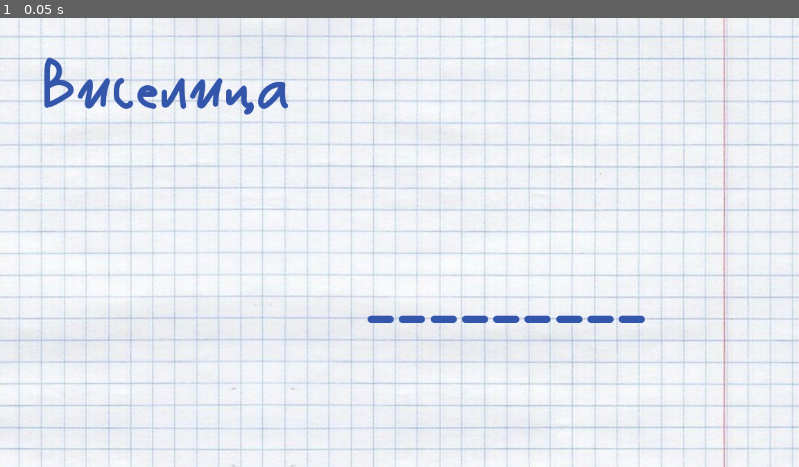
Above: before the commit, frame 1.
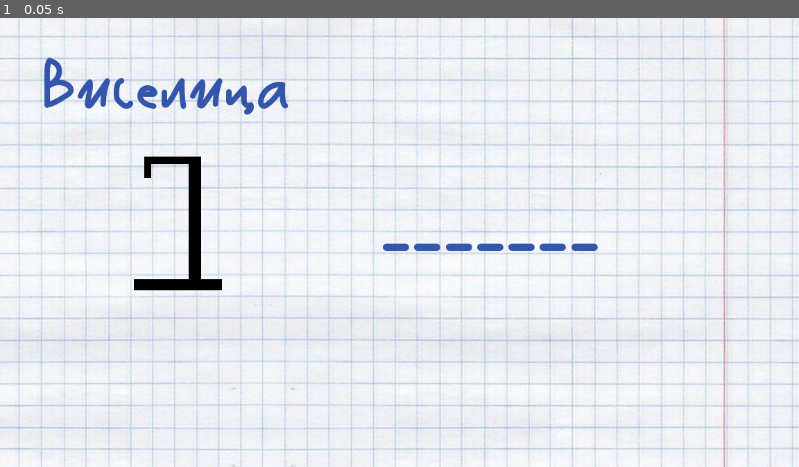
Above: after the commit, the same moment.

Repository: iharuspex/gamedev_training
Game: Godot game, scene res://Main.tscn
The game is run twice, just before and just after one commit, with the same random seed, the same clock (stepped at 60 frames per second) and the same inputs. The project has no main scene, so this scene is started directly.
Inputs:
- Up to frame 1 (0.05 s): no input

The runs differ from the first frame. In frame 1, 1.8% of the frame differs, in the area x 16-81%, y 30-68%.

Commit message:
wip

Diff:
--- /dev/null
+++ b/02_the_gallows/Main.gd
@@ -0,0 +1,48 @@
+extends Control
+
+@onready var animated_sprite_2d = $AnimatedSprite2D
+
+var player_status = 0
+
+var secret_words = [
+	"ПРИВЕТ",
+	"ВОЛОКНО",
+	"ОБОЛОНЬ"
+]
+
+var secret_word = ""
+
+# Called when the node enters the scene tree for the first time.
+func _ready():
+	secret_word = secret_words[randi() % 3]
+	print(secret_word)
+	var char_num = secret_word.length()
+	$GameWord.text = ""
+	for i in range(char_num):
+		$GameWord.text += "_";
+	animated_sprite_2d.set_frame_and_progress(player_status, 0.0)
+
+func _input(event):
+	if event is InputEventKey and event.is_pressed():
+		var letter : String = event.as_text_key_label()
+		print(letter)
+
+		if letter.unicode_at(0) in range(1040, 1072):
+			if secret_word.contains(letter):
+				var index = 0
+
+				for i in range(0, secret_word.length()):
+					if secret_word[i] == letter:
+						$GameWord.text[i] = letter
+
+			else:
+				if $Mistakes.text != "":
+					$Mistakes.text += ", "
+				$Mistakes.text += letter
+				player_status += 1
+				animated_sprite_2d.set_frame_and_progress(player_status, 0.0)
+
+
+# Called every frame. 'delta' is the elapsed time since the previous frame.
+func _process(delta):
+	pass
--- a/02_the_gallows/Main.tscn
+++ b/02_the_gallows/Main.tscn
@@ -1,16 +1,52 @@
-[gd_scene load_steps=4 format=3 uid="uid://clx1vwgb6qge5"]
+[gd_scene load_steps=12 format=3 uid="uid://clx1vwgb6qge5"]
 
 [ext_resource type="Texture2D" uid="uid://dnvvryj6paq4u" path="res://art/Notebook-Cage-1.jpg" id="1_8hg7i"]
+[ext_resource type="Script" path="res://Main.gd" id="1_tjcmh"]
 [ext_resource type="Theme" uid="uid://i6hkp7deyrnl" path="res://ui_theme.tres" id="2_o3gqd"]
+[ext_resource type="Texture2D" uid="uid://c8b4gpwuxoyvc" path="res://art/hangman_art/Hangman-0.png" id="3_361fx"]
+[ext_resource type="Texture2D" uid="uid://bjf8fmo4ycy0b" path="res://art/hangman_art/Hangman-1.png" id="4_jx3sj"]
+[ext_resource type="Texture2D" uid="uid://cgoy83r0m6mbg" path="res://art/hangman_art/Hangman-2.png" id="5_uxmqv"]
+[ext_resource type="Texture2D" uid="uid://b7fgn1tod624p" path="res://art/hangman_art/Hangman-3.png" id="6_8l74x"]
+[ext_resource type="Texture2D" uid="uid://davl7hwntw07m" path="res://art/hangman_art/Hangman-4.png" id="7_do1vf"]
+[ext_resource type="Texture2D" uid="uid://by2cajho8t2cy" path="res://art/hangman_art/Hangman-5.png" id="8_ebulp"]
+[ext_resource type="Texture2D" uid="uid://canogqt3nryrn" path="res://art/hangman_art/Hangman-6.png" id="9_ok1r8"]
 
-[sub_resource type="SpriteFrames" id="SpriteFrames_3iors"]
+[sub_resource type="SpriteFrames" id="SpriteFrames_g3ifd"]
+animations = [{
+"frames": [{
+"duration": 1.0,
+"texture": ExtResource("3_361fx")
+}, {
+"duration": 1.0,
+"texture": ExtResource("4_jx3sj")
+}, {
+"duration": 1.0,
+"texture": ExtResource("5_uxmqv")
+}, {
+"duration": 1.0,
+"texture": ExtResource("6_8l74x")
+}, {
+"duration": 1.0,
+"texture": ExtResource("7_do1vf")
+}, {
+"duration": 1.0,
+"texture": ExtResource("8_ebulp")
+}, {
+"duration": 1.0,
+"texture": ExtResource("9_ok1r8")
+}],
+"loop": false,
+"name": &"default",
+"speed": 5.0
+}]
 
-[node name="Control" type="Control"]
+[node name="Main" type="Control"]
 custom_minimum_size = Vector2(1152, 648)
 layout_mode = 3
 anchors_preset = 0
 offset_right = 40.0
 offset_bottom = 40.0
+script = ExtResource("1_tjcmh")
 
 [node name="Background" type="TextureRect" parent="."]
 layout_mode = 1
@@ -31,16 +67,26 @@
 theme = ExtResource("2_o3gqd")
 text = "Виселица"
 
+[node name="Mistakes" type="Label" parent="."]
+layout_mode = 0
+offset_left = 64.0
+offset_top = 400.0
+offset_right = 1016.0
+offset_bottom = 538.0
+theme = ExtResource("2_o3gqd")
+theme_override_colors/font_color = Color(0.917647, 0, 0, 1)
+
 [node name="GameWord" type="Label" parent="."]
 layout_mode = 0
-offset_left = 448.0
-offset_top = 280.0
-offset_right = 1021.0
-offset_bottom = 460.0
+offset_left = 424.0
+offset_top = 176.0
+offset_right = 997.0
+offset_bottom = 356.0
 theme = ExtResource("2_o3gqd")
 theme_override_font_sizes/font_size = 150
 text = "_________"
 horizontal_alignment = 1
 
-[node name="Gallow" type="AnimatedSprite2D" parent="."]
-sprite_frames = SubResource("SpriteFrames_3iors")
+[node name="AnimatedSprite2D" type="AnimatedSprite2D" parent="."]
+position = Vector2(208, 296)
+sprite_frames = SubResource("SpriteFrames_g3ifd")
Binary file added: 02_the_gallows/art/hangman_art/Hangman-0.png
Not shown, added: 02_the_gallows/art/hangman_art/Hangman-0.png.import
Binary file added: 02_the_gallows/art/hangman_art/Hangman-1.png
Not shown, added: 02_the_gallows/art/hangman_art/Hangman-1.png.import
Binary file added: 02_the_gallows/art/hangman_art/Hangman-2.png
Not shown, added: 02_the_gallows/art/hangman_art/Hangman-2.png.import
Binary file added: 02_the_gallows/art/hangman_art/Hangman-3.png
Not shown, added: 02_the_gallows/art/hangman_art/Hangman-3.png.import
Binary file added: 02_the_gallows/art/hangman_art/Hangman-4.png
Not shown, added: 02_the_gallows/art/hangman_art/Hangman-4.png.import
Binary file added: 02_the_gallows/art/hangman_art/Hangman-5.png
Not shown, added: 02_the_gallows/art/hangman_art/Hangman-5.png.import
(and 2 more such lines)
